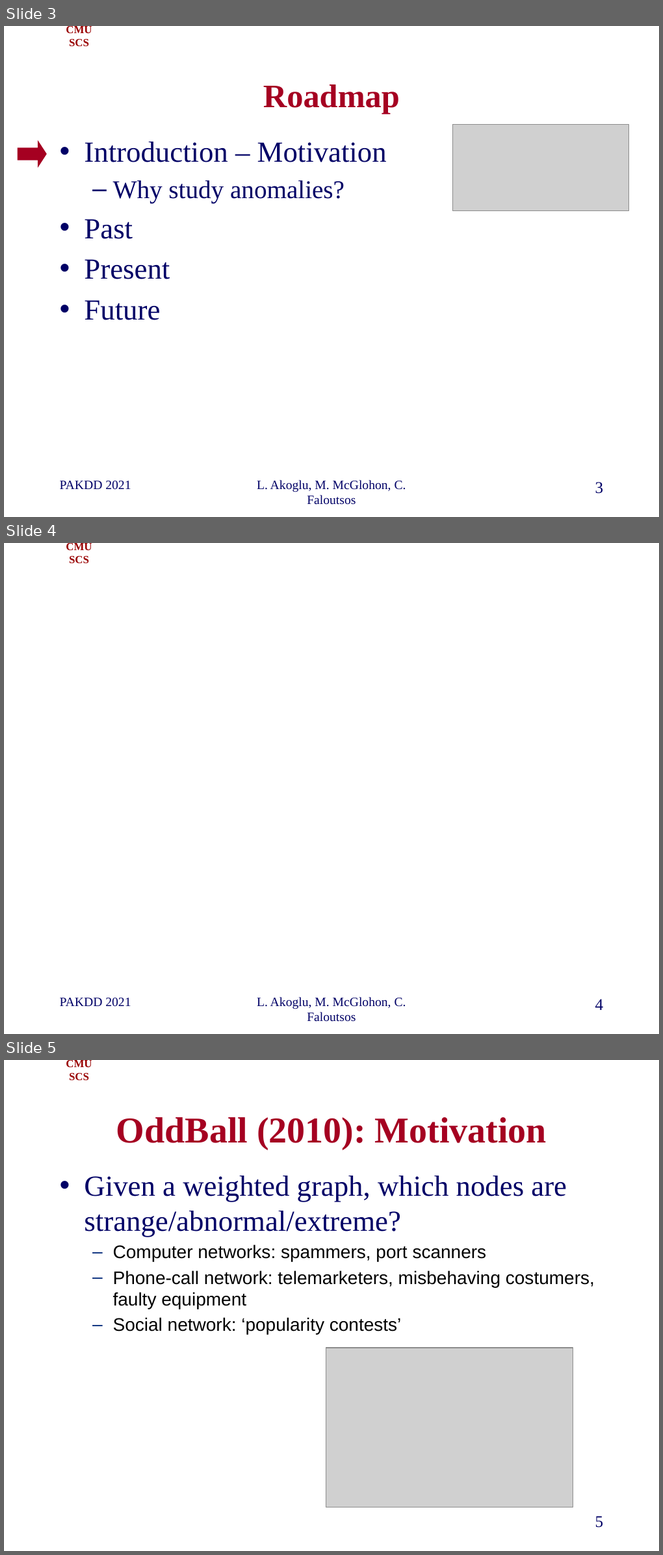
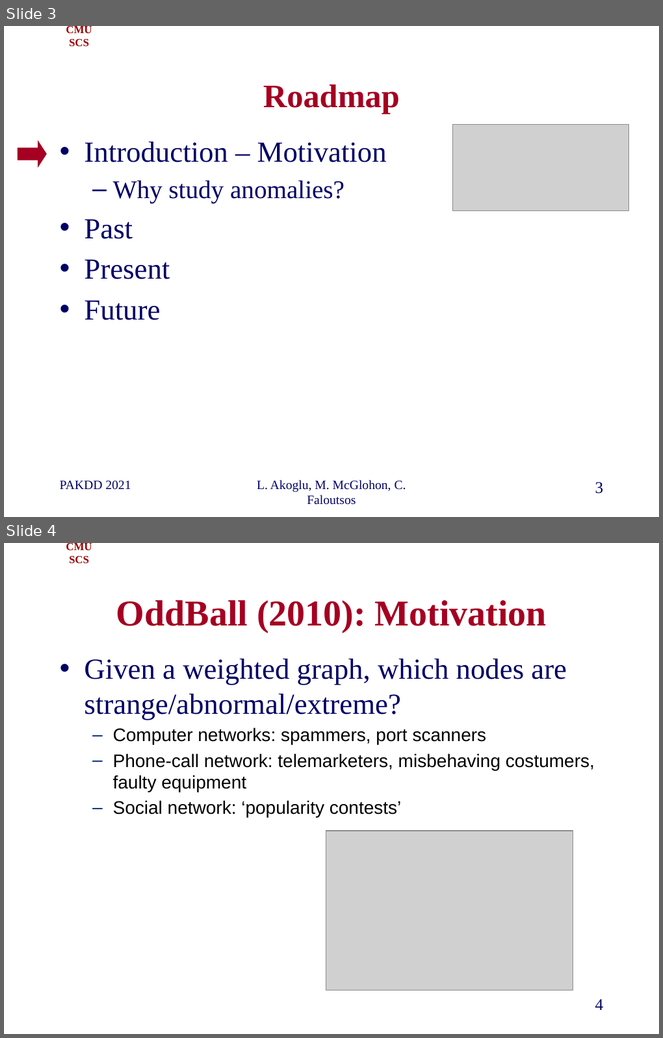
Before and after one commit to cfaloutsos/2021-pakdd-ToT, a slide deck: P1_past_OddBall_ToT.pptx. Shown one above the other, each under a label of ours: slides 3, 4 and 5 before the commit, slides 3 and 4 after it. The pictures are 663x1555 and 663x1038 pixels, drawn with LibreOffice and Linux fonts; fonts in the diff are those of the drawing; grey boxes stand for pictures; background and template pictures are left out. Boxes give left, top, right and bottom in pixels: in the first picture for what was removed or moved away, otherwise in the second. Text is boxed around its words. In the diff, an @@ line names an element or a change of style, - is before the commit and + after.

```diff
--- a/P1_past_OddBall_ToT.pptx
+++ b/P1_past_OddBall_ToT.pptx
@@ slide 4 removed at bbox=[4, 543, 659, 1034], background #FFFFFF; not listed: 1 template element that a slide beside it also shows @@
@@ text removed at bbox=[60, 998, 131, 1007] @@
-PAKDD 2021
@@ text removed at bbox=[257, 997, 406, 1022] @@
-L. Akoglu, M. McGlohon, C. Faloutsos
@@ page number removed at bbox=[596, 999, 604, 1010] @@
-4
@@ what was slide 5 is now slide 4 @@
@@ page number at bbox=[596, 999, 604, 1010]: text changed @@
-5
+4
```
Also in this commit, not shown: 3 slides changed, 1 other slide removed.
